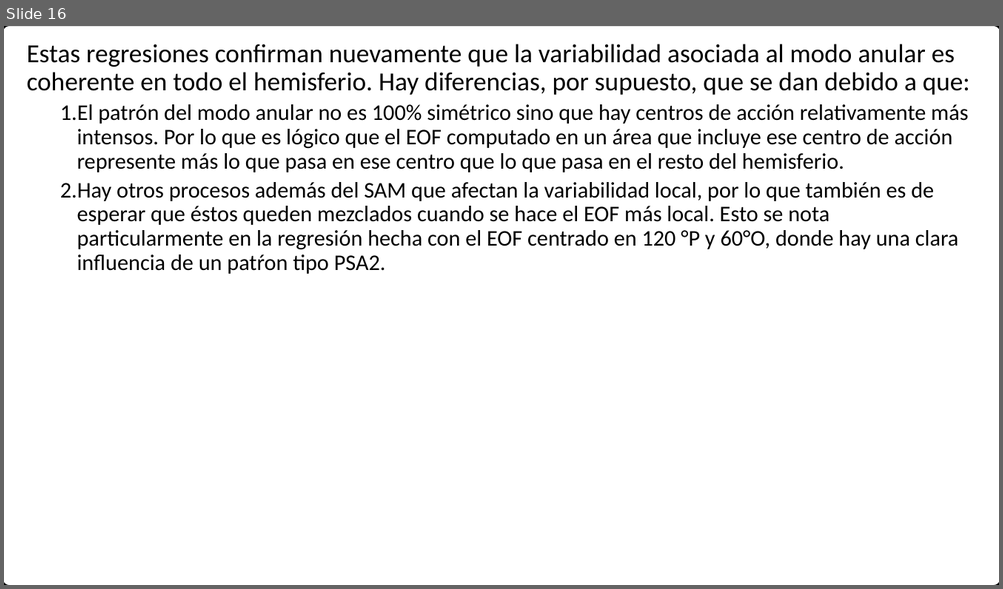
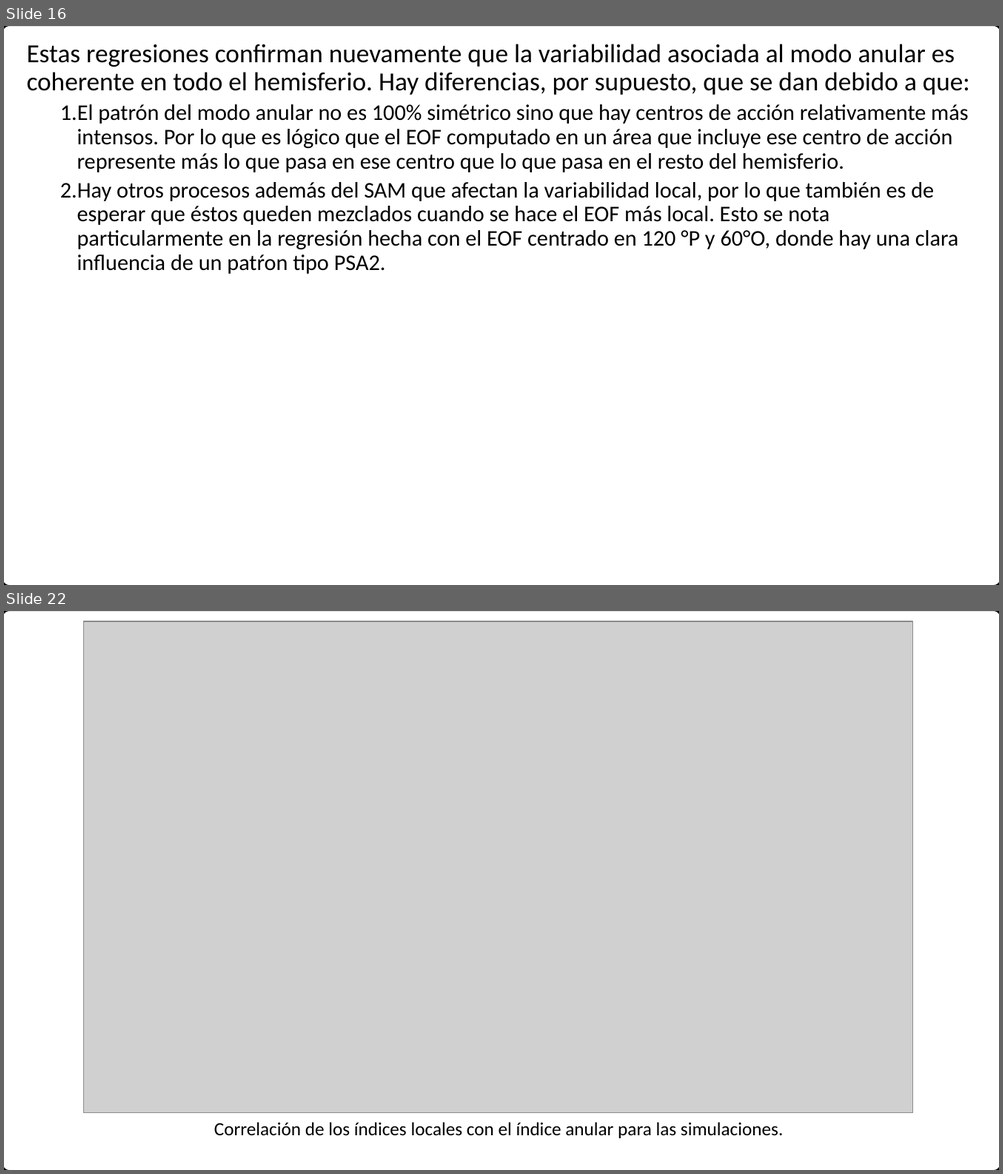
Before and after one commit to eliocamp/onda3, a slide deck: 27-CKV.pptx. Shown one above the other, each under a label of ours: slide 16 before the commit, slides 16 and 22 after it; the slides between them are not shown. The pictures are 1003x589 and 1003x1174 pixels, drawn with LibreOffice and Linux fonts; fonts in the diff are those of the drawing; grey boxes stand for pictures. Boxes give left, top, right and bottom in pixels: in the first picture for what was removed or moved away, otherwise in the second. Text is boxed around its words. In the diff, an @@ line names an element or a change of style, - is before the commit and + after.

```diff
--- a/27-CKV.pptx
+++ b/27-CKV.pptx
@@ slide 22 added at [4, 611, 999, 1170], background #FFFFFF; not listed: 1 template element that a slide beside it also shows @@
@@ picture added at [84, 621, 913, 1114] @@
@@ text added at [214, 1122, 782, 1139], 18 pt, text #000000 @@
+Correlación de los índices locales con el índice anular para las simulaciones.
```
Also in this commit, not shown: 1 slide changed, 8 other slides added, 3 other files.
